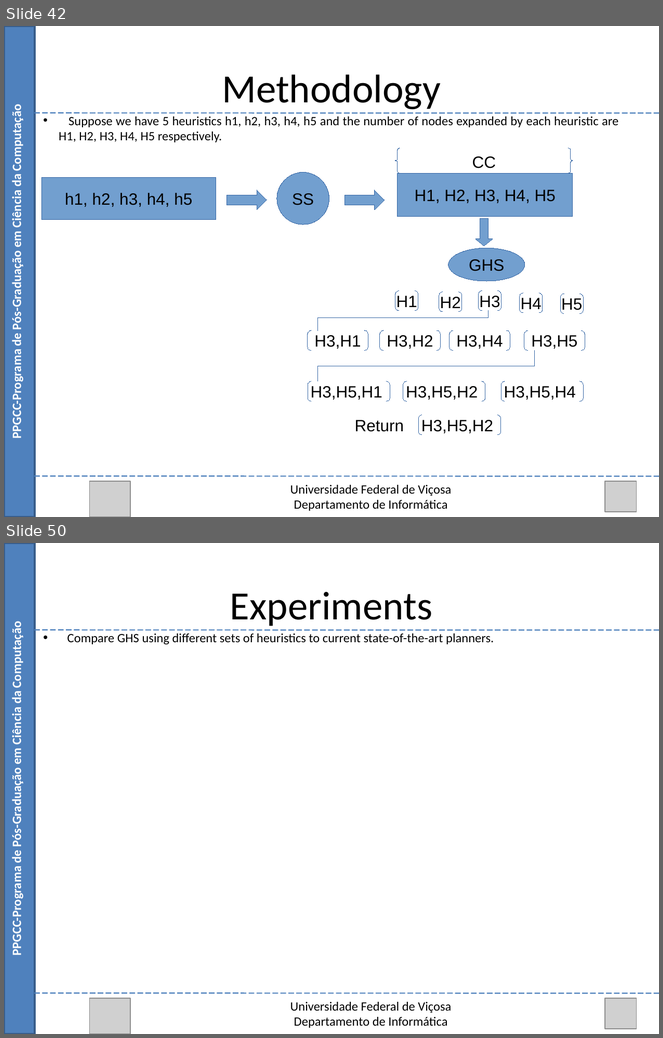
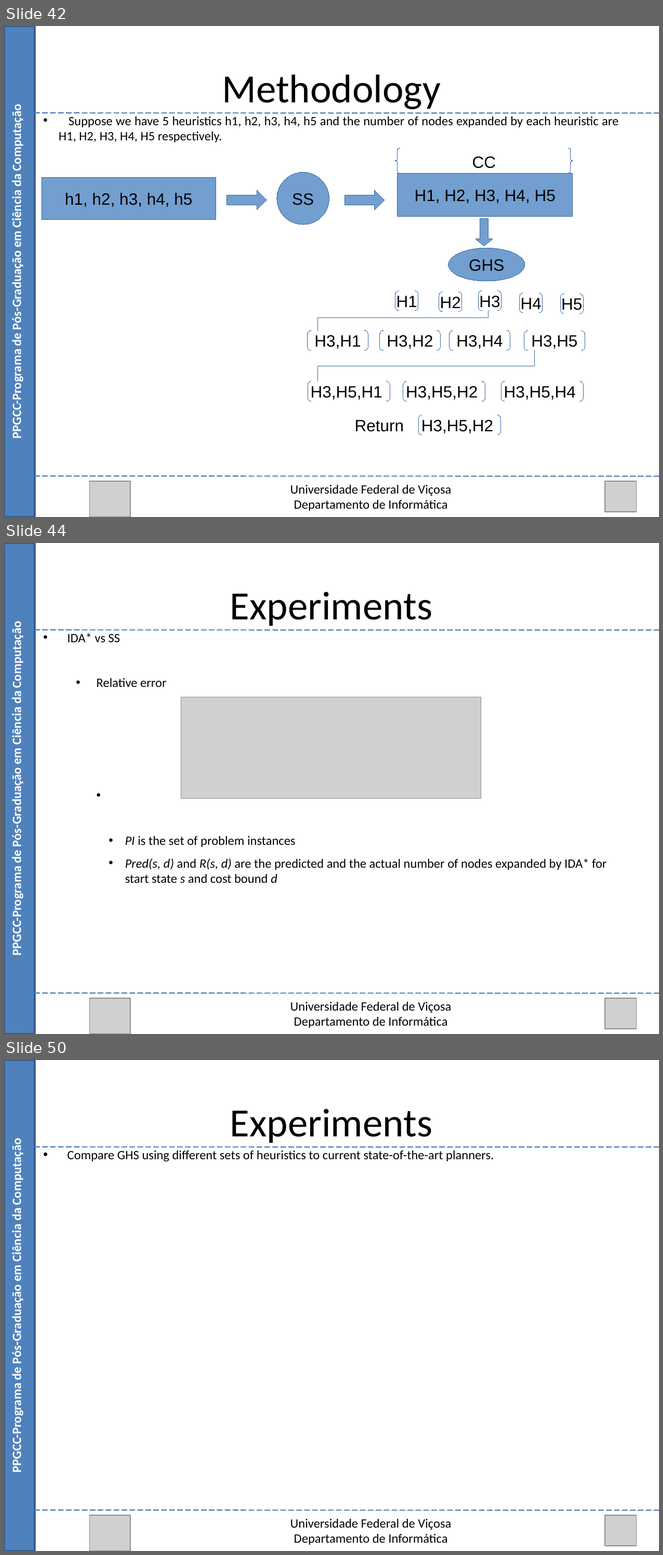
Before and after one commit to Marvinsky/research-marvin, a slide deck: latex/odp/selection heuristics.odp. Shown one above the other, each under a label of ours: slides 42 and 50 before the commit, slides 42, 44 and 50 after it; the slides between them are not shown. The pictures are 663x1038 and 663x1555 pixels, drawn with LibreOffice and Linux fonts; fonts in the diff are those of the drawing; grey boxes stand for pictures. Boxes give left, top, right and bottom in pixels: in the first picture for what was removed or moved away, otherwise in the second. Text is boxed around its words. In the diff, an @@ line names an element or a change of style, - is before the commit and + after.

```diff
--- a/latex/odp/selection heuristics.odp
+++ b/latex/odp/selection heuristics.odp
@@ slide 44 added at [4, 543, 659, 1034], background #FFFFFF @@
@@ rectangle added at [4, 543, 35, 1034], fill #4F81BD, outline #385D8A 2.01 pt @@
@@ text added at [230, 592, 432, 626], 44 pt, text #000000 @@
+Experiments
@@ text added at [9, 628, 25, 954], 14 pt, text #FFFFFF, bold @@
+PPGCC-Programa de Pós-Graduação em Ciência da Computação
@@ line added from (35, 630) to (659, 630), #4A7EBB 1.25 pt @@
@@ text added at [67, 633, 607, 884], 14 pt, text #000000 @@
+• IDA* vs SS
+  • Relative error
+    • PI is the set of problem instances
+    • Pred(s, d) and R(s, d) are the predicted and the actual number of nodes expanded by IDA* for start state s and cost bound d
@@ picture added at [181, 697, 481, 798] @@
@@ line added from (35, 994) to (659, 994), #4A7EBB 1.25 pt @@
@@ picture added at [89, 999, 130, 1034] @@
@@ text added at [291, 1002, 451, 1028], 14 pt, text #000000 @@
+Universidade Federal de Viçosa
+Departamento de Informática
@@ picture added at [605, 999, 636, 1029] @@
```
Also in this commit, not shown: 6 slides changed, 1 other file.
